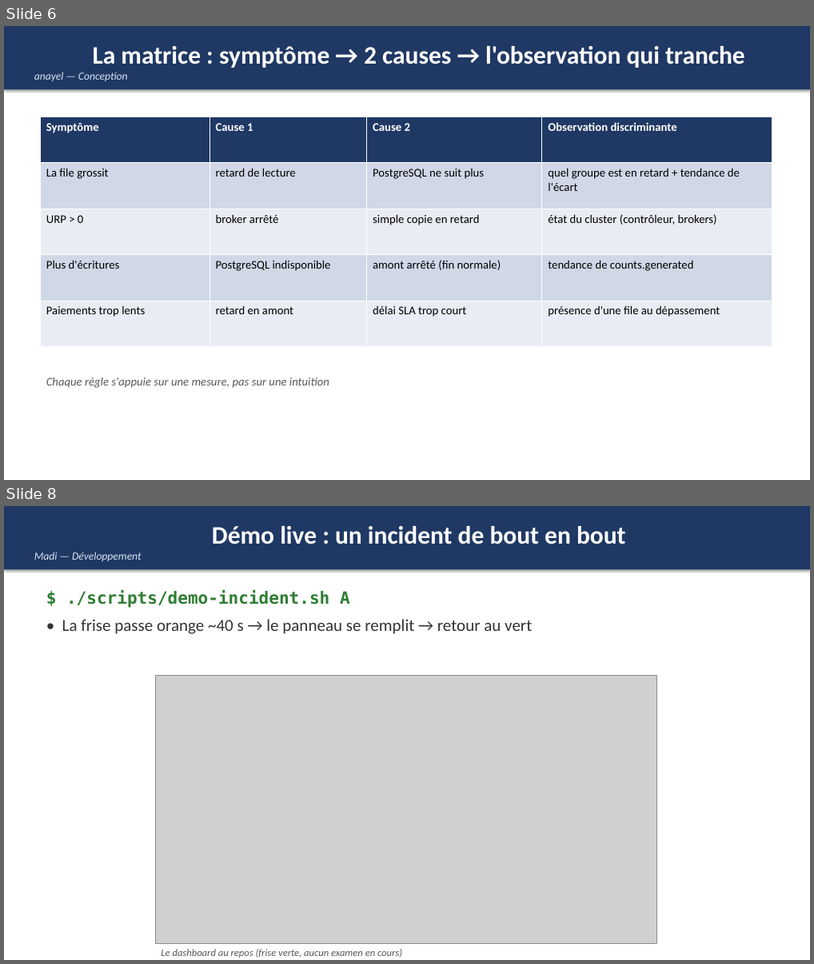
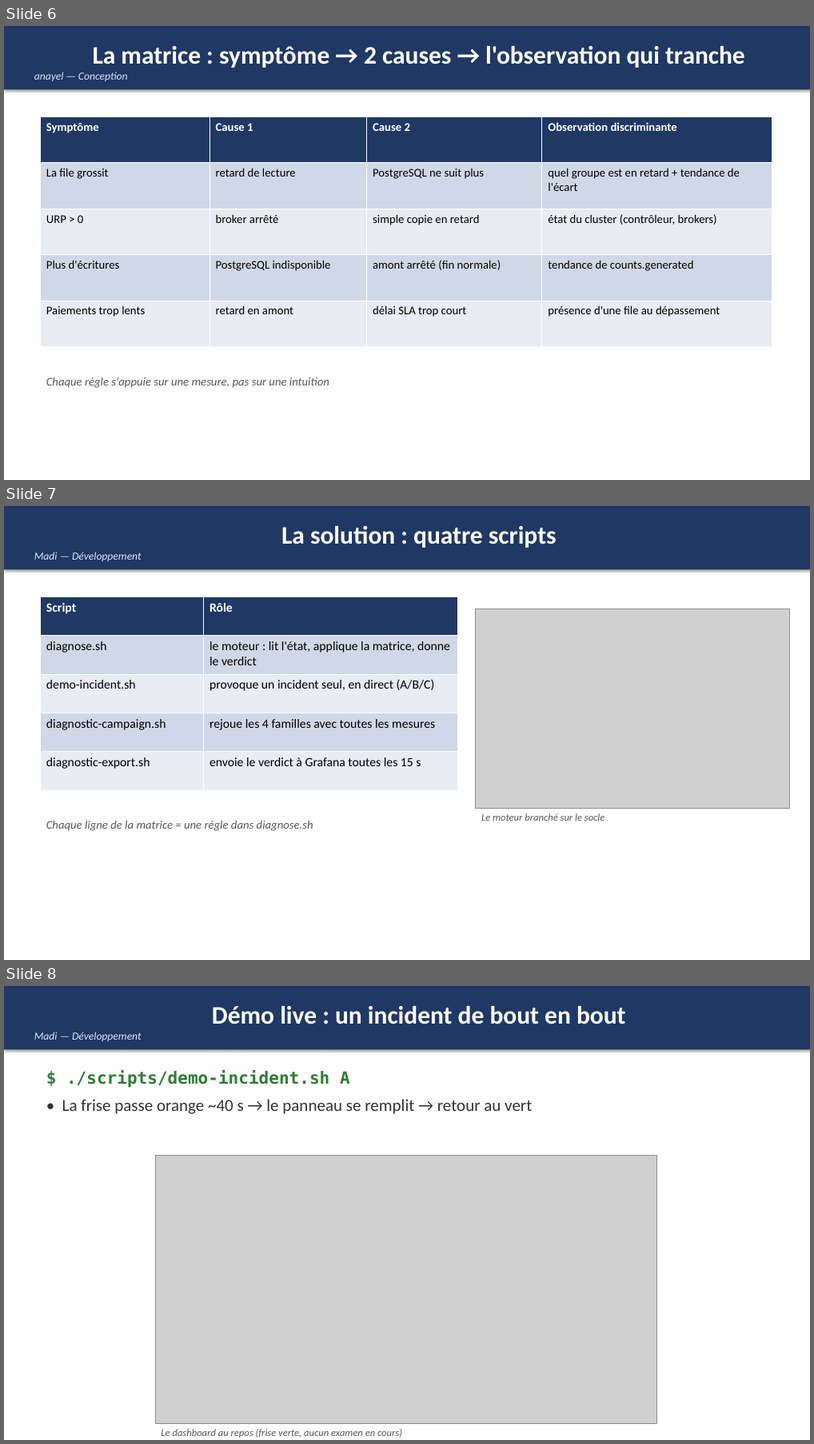
Before and after one commit to TomPERRIN/ISIMA-TP-kafka-2026-observabilite-diagnostique-incidents, a slide deck: travail/soutenance-sae5.pptx. Shown one above the other, each under a label of ours: slides 6 and 8 before the commit, slides 6, 7 and 8 after it; the slides between them are not shown. The pictures are 814x964 and 814x1444 pixels, drawn with LibreOffice and Linux fonts; fonts in the diff are those of the drawing; grey boxes stand for pictures. Boxes give left, top, right and bottom in pixels: in the first picture for what was removed or moved away, otherwise in the second. Text is boxed around its words. In the diff, an @@ line names an element or a change of style, - is before the commit and + after.

Commit message:
Soutenance : slide 7 présente les 4 scripts nommément (tableau + architecture), démo après

```diff
--- a/travail/soutenance-sae5.pptx
+++ b/travail/soutenance-sae5.pptx
@@ slide 7 added at [4,506,810,960], background #FFFFFF @@
@@ rectangle added at [4,506,810,569], fill #1F3864, 30 pt, text #FFFFFF, bold @@
+La solution : quatre scripts
+Madi — Développement
@@ table added at [40,596,458,790], 5 rows, 2 columns @@
+Script | Rôle
+diagnose.sh | le moteur : lit l'état, applique la matrice, donne le verdict
+demo-incident.sh | provoque un incident seul, en direct (A/B/C)
+diagnostic-campaign.sh | rejoue les 4 familles avec toutes les mesures
+diagnostic-export.sh | envoie le verdict à Grafana toutes les 15 s
@@ picture added at [476,609,790,808] @@
@@ text added at [482,813,605,820], 12 pt, text #595959, italic @@
+Le moteur branché sur le socle
@@ text added at [46,820,314,831], 14 pt, text #595959, italic @@
+Chaque ligne de la matrice = une règle dans diagnose.sh
```
Also in this commit, not shown: 1 slide removed.
